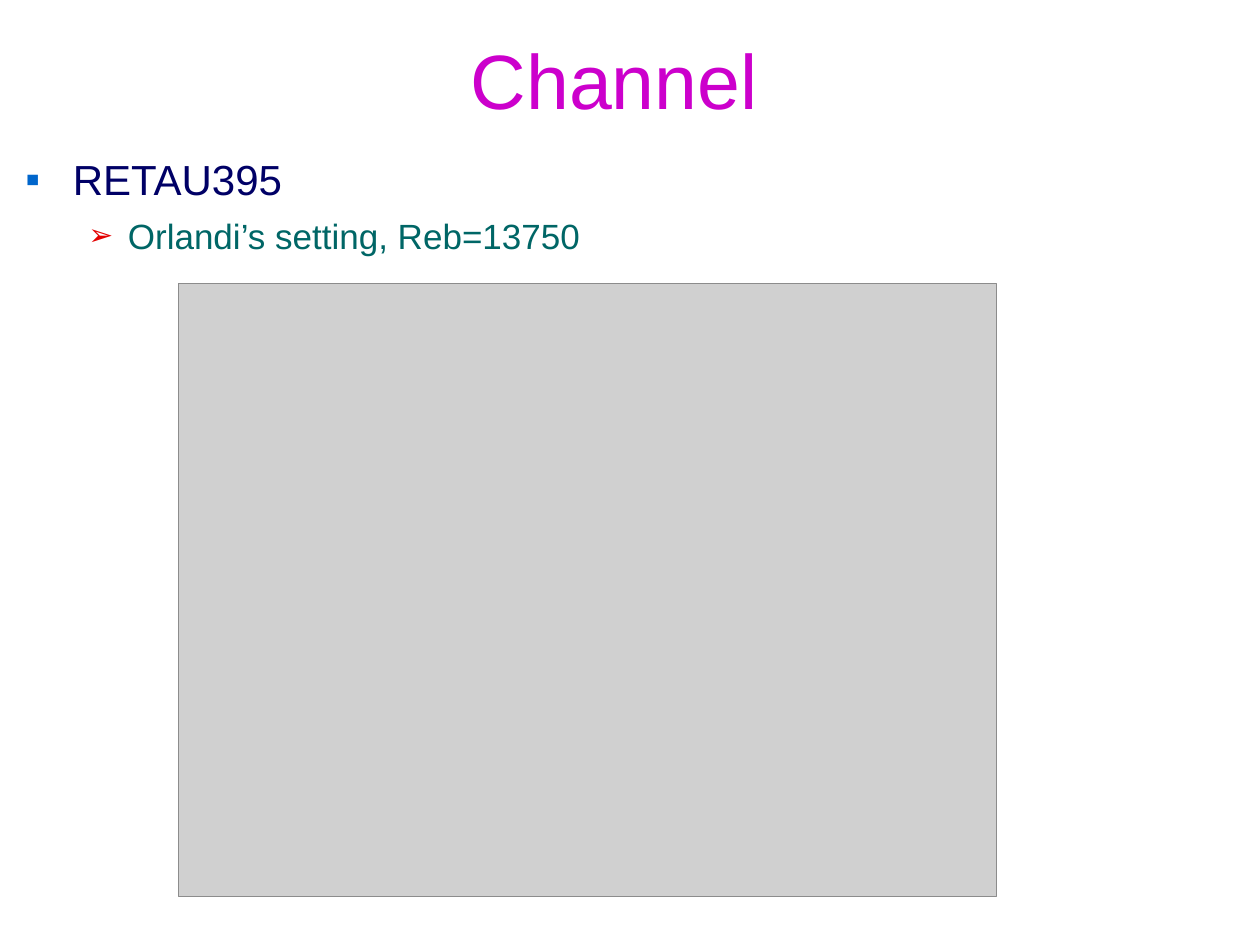
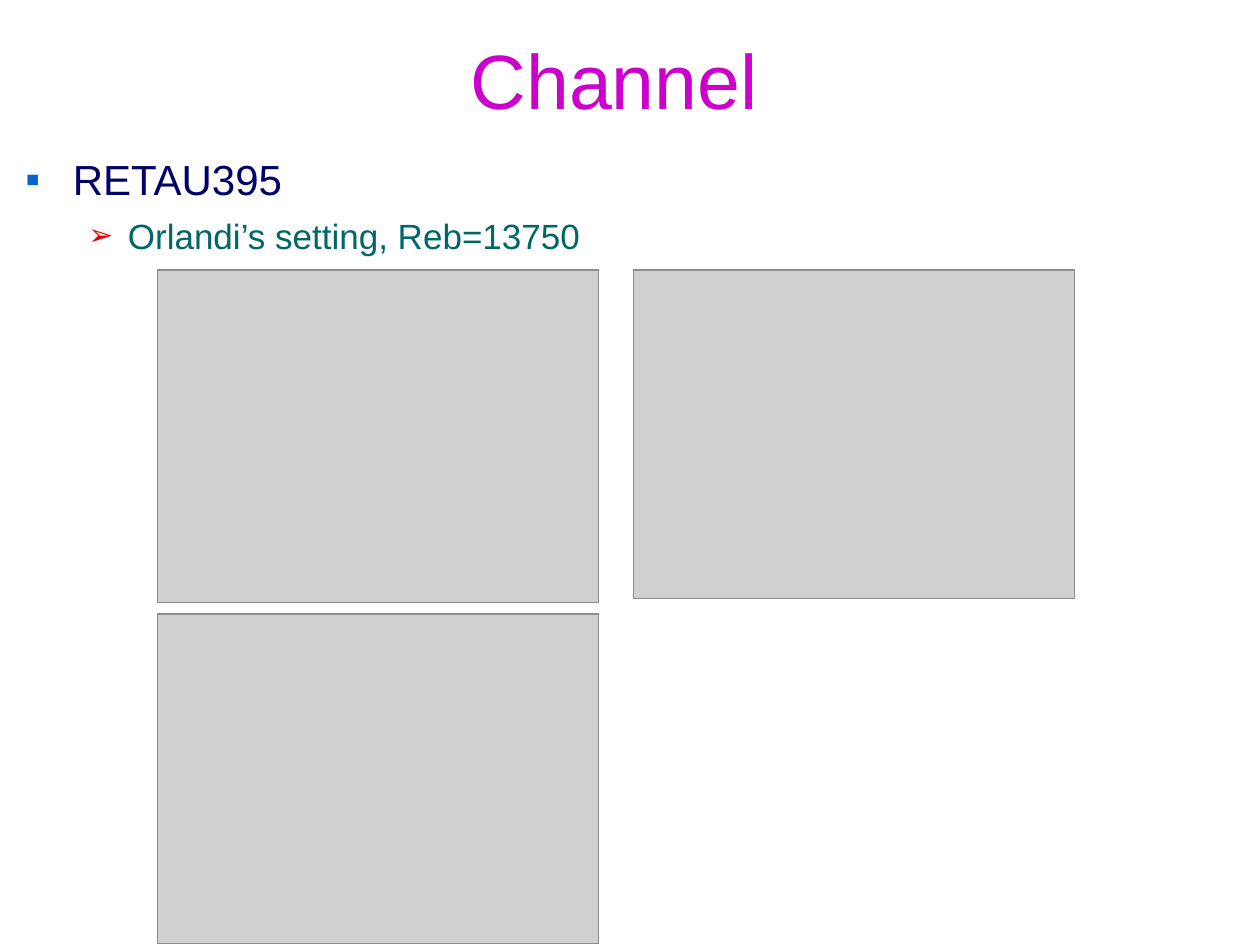
Before and after one commit to federicoVerolini/CaLES, a slide deck: slide 7 of docs/vv.pptx (slide 5 before the commit). Drawn at 1260x945 pixels with LibreOffice and Linux fonts; fonts in the diff are those of the drawing; grey boxes stand for pictures; background and template pictures are left out. Boxes give left, top, right and bottom in pixels: in the first picture for what was removed or moved away, otherwise in the second. Text is boxed around its words. In the diff, an @@ line names an element or a change of style, - is before the commit and + after.

```diff
--- a/docs/vv.pptx
+++ b/docs/vv.pptx
@@ picture added at (x1=158, y1=270, x2=598, y2=602) @@
@@ picture removed at (x1=179, y1=284, x2=997, y2=897) @@
@@ picture added at (x1=634, y1=270, x2=1075, y2=598) @@
@@ picture added at (x1=158, y1=614, x2=598, y2=944) @@
```
Also in this commit, not shown: 2 other slides changed, 3 slides added, 4 other files.
